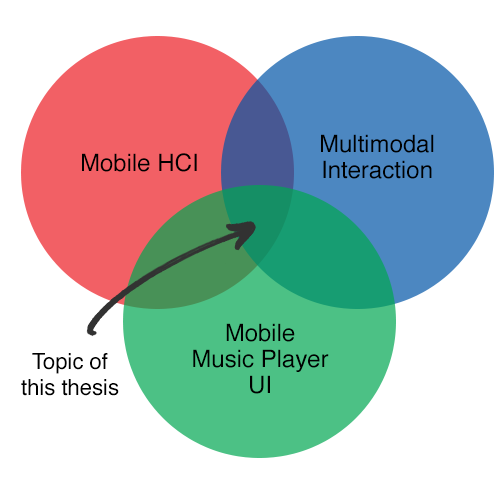
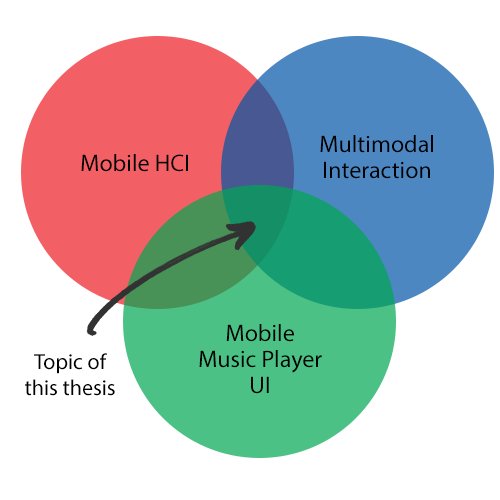
Layer changes from the first (500, 500) image to the second:
painted on "Mobile Music Player UI" over (193, 323, 329, 394)
painted on "Topic of this thesis" over (21, 353, 119, 396)
painted on "Multimodal Interaction" over (320, 134, 434, 179)
painted on "Mobile HCI" over (81, 153, 197, 172)
